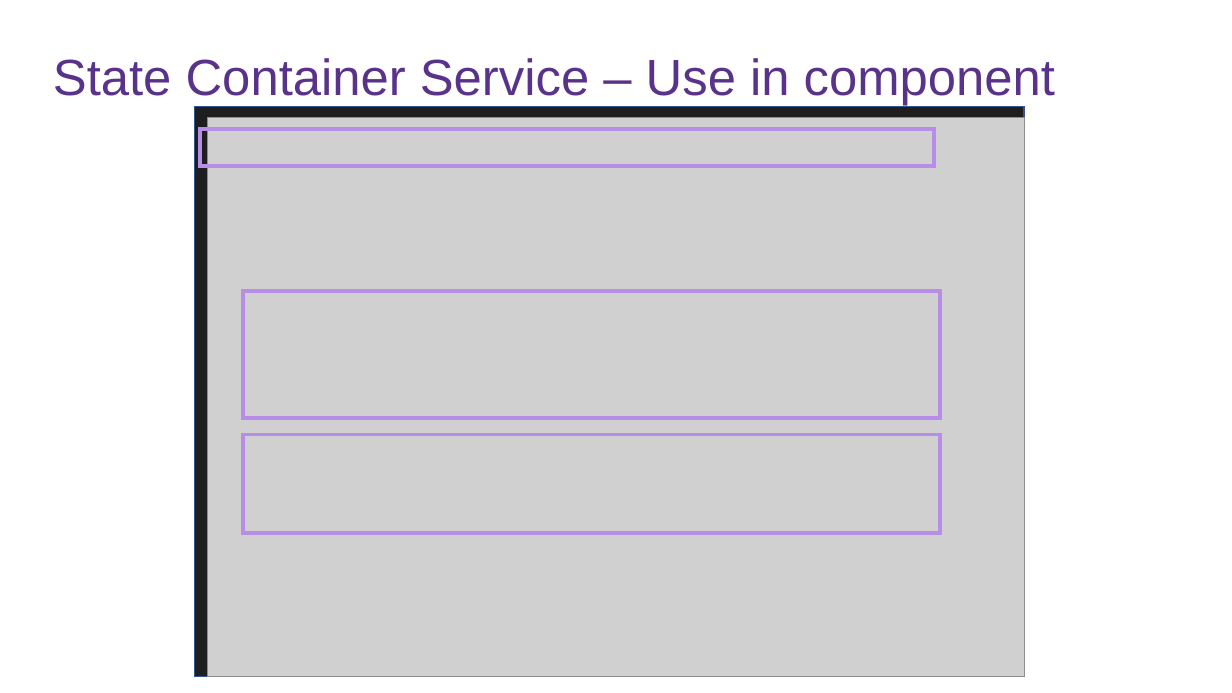
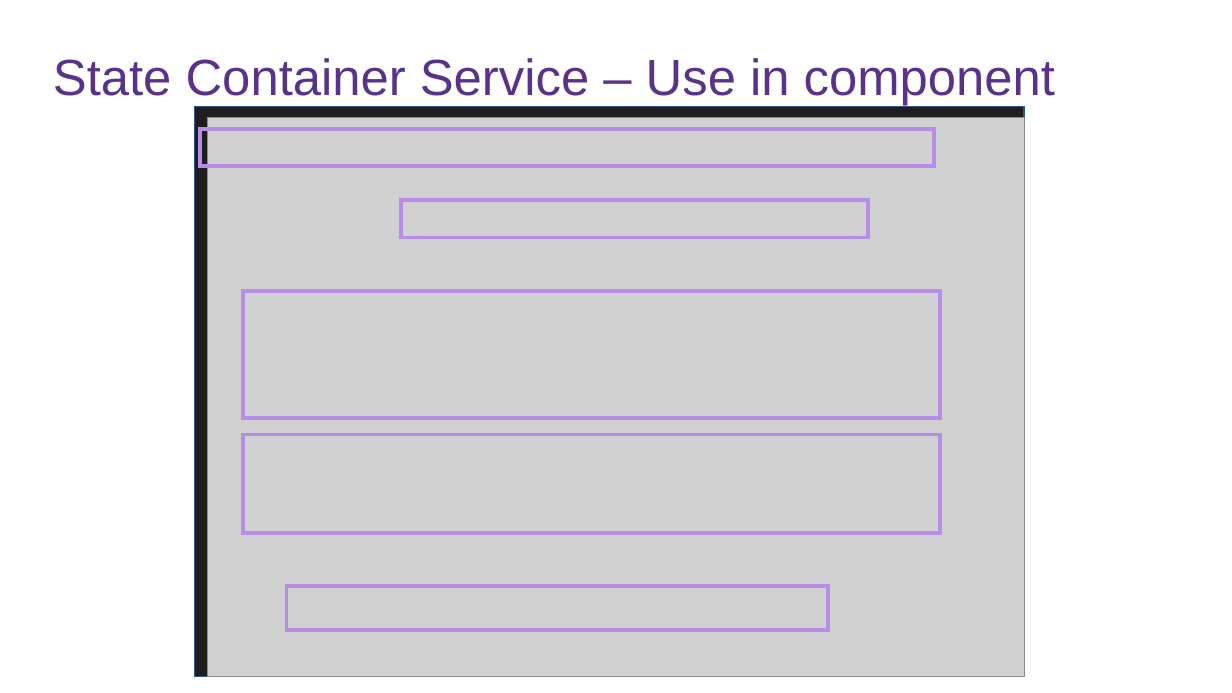
Before and after one commit to fabio-sp/BlazorConf.StateManagement.Demo, a slide deck: slide 19 of Deck_Blazor_State_Management.pptx. Drawn at 1232x693 pixels with LibreOffice and Linux fonts; fonts in the diff are those of the drawing; grey boxes stand for pictures; background and template pictures are left out. Boxes give left, top, right and bottom in pixels: in the first picture for what was removed or moved away, otherwise in the second. Text is boxed around its words. In the diff, an @@ line names an element or a change of style, - is before the commit and + after.

```diff
--- a/Deck_Blazor_State_Management.pptx
+++ b/Deck_Blazor_State_Management.pptx
@@ rectangle added at <box>401,201,869,238</box>, outline #B78DE8 3 pt @@
@@ rectangle added at <box>287,586,828,630</box>, outline #B78DE8 3 pt @@
```
Also in this commit, not shown: 8 other slides changed, 1 slide added, 1 slide removed.
